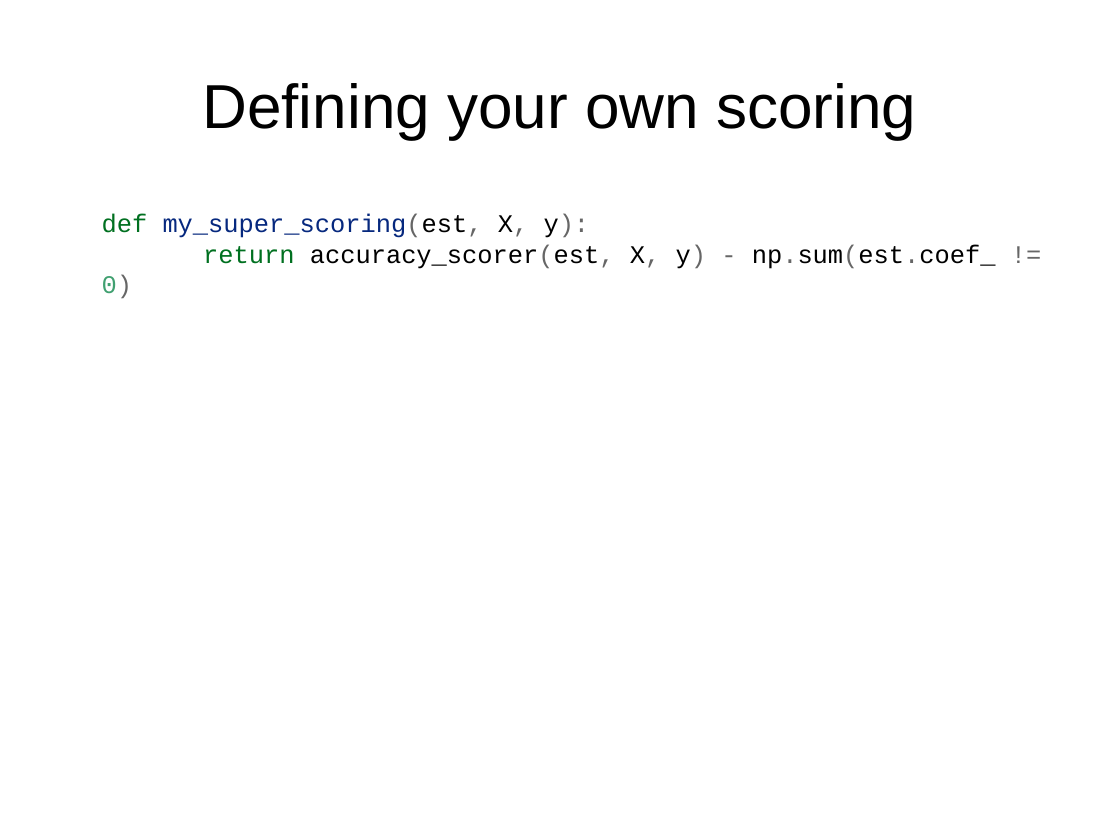
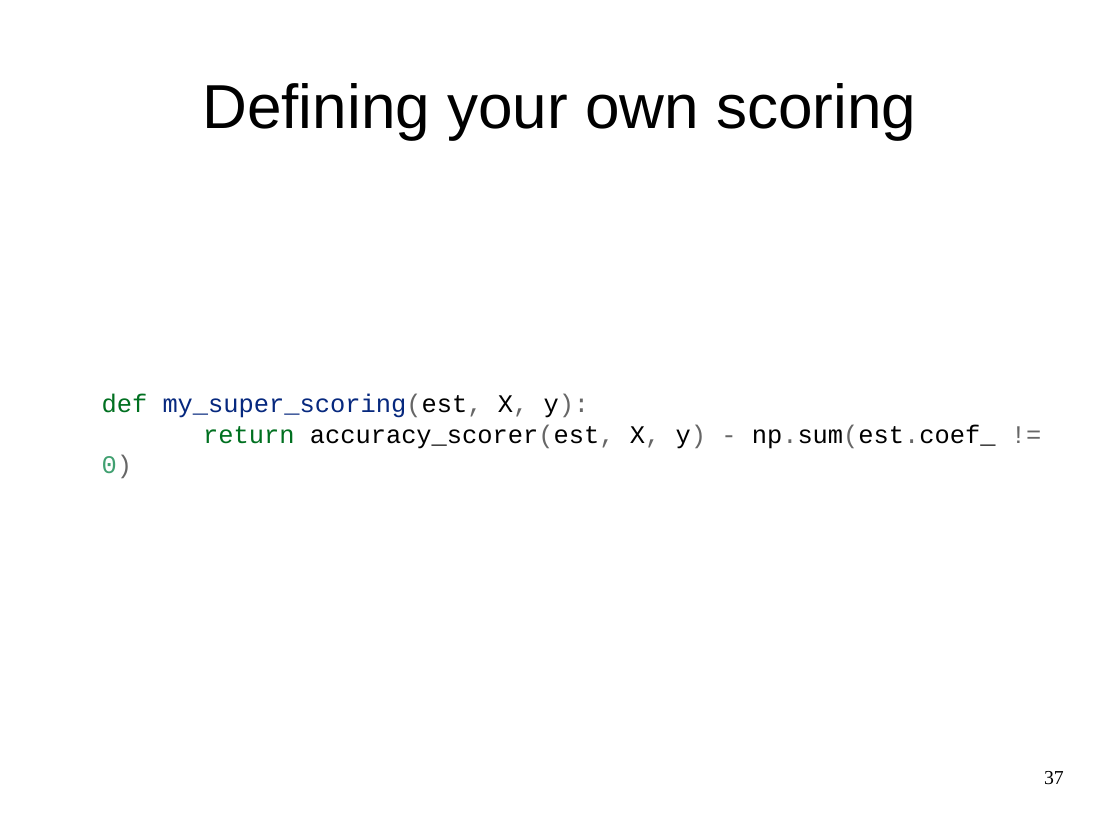
Before and after one commit to amueller/talks_odt, a slide deck: slide 37 of nyc-open-data-2015-andvanced-sklearn.odp (slide 41 before the commit). Drawn at 1120x840 pixels with LibreOffice and Linux fonts; fonts in the diff are those of the drawing. Boxes give left, top, right and bottom in pixels: in the first picture for what was removed or moved away, otherwise in the second. Text is boxed around its words. In the diff, an @@ line names an element or a change of style, - is before the commit and + after.

```diff
--- a/nyc-open-data-2015-andvanced-sklearn.odp
+++ b/nyc-open-data-2015-andvanced-sklearn.odp
@@ text "def my_super_scoring(est, X, y):": place and size @@
-text "def my_super_scoring(est, X, y):" at [102, 214, 996, 299]
+text "def my_super_scoring(est, X, y):" at [102, 394, 996, 479]
@@ page number added at [1044, 771, 1064, 785], 14 pt, text #000000 @@
+37
```
Also in this commit, not shown: 58 other slides changed, 1 slide added, 5 slides removed.
